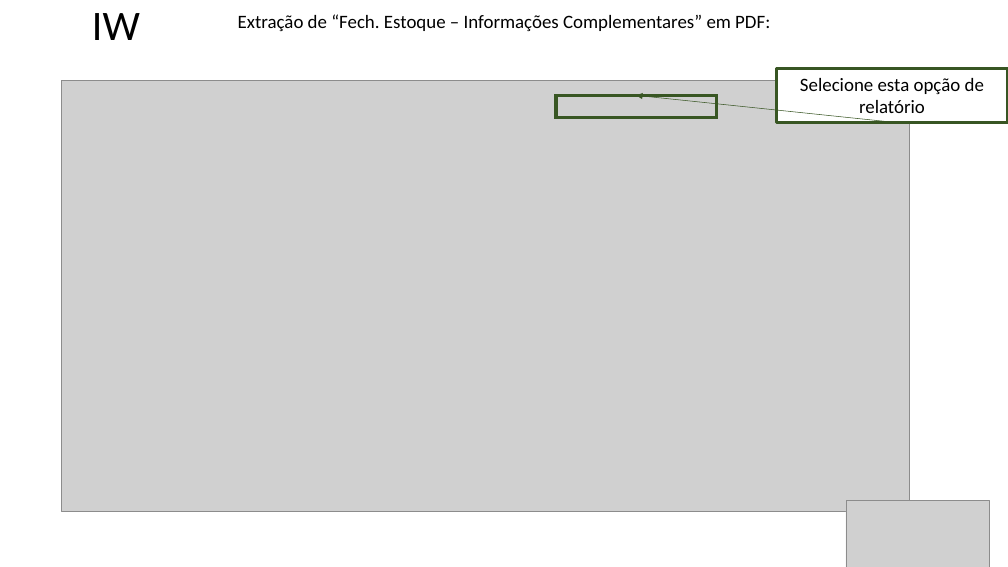
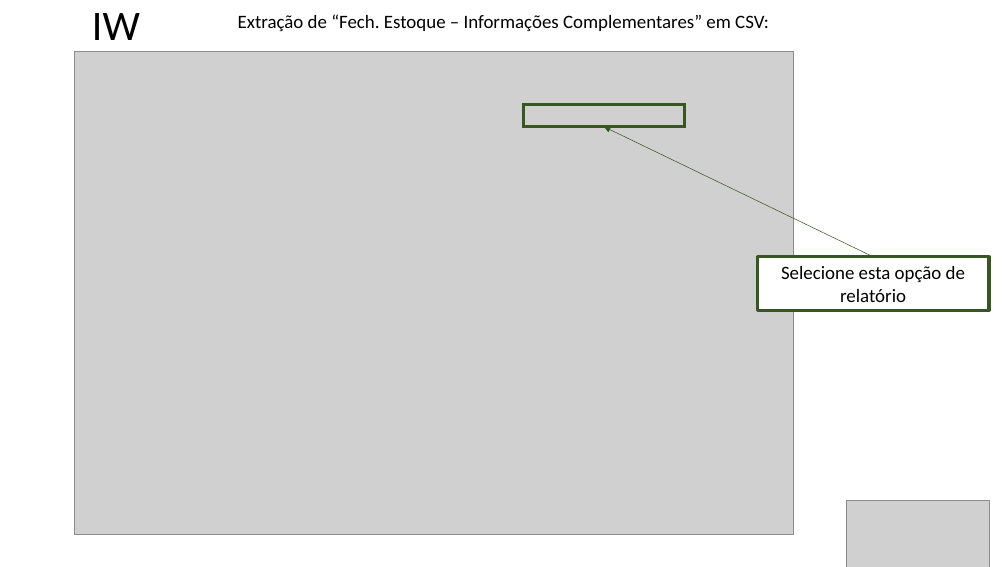
Before and after one commit to PronepPLima/ROBO-Fechamento_Suprimentos, a slide deck: slide 3 of log.pptx. Drawn at 1008x567 pixels with LibreOffice and Linux fonts; fonts in the diff are those of the drawing; grey boxes stand for pictures; background and template pictures are left out. Boxes give left, top, right and bottom in pixels: in the first picture for what was removed or moved away, otherwise in the second. Text is boxed around its words. In the diff, an @@ line names an element or a change of style, - is before the commit and + after.

```diff
--- a/log.pptx
+++ b/log.pptx
@@ text at box(238, 14, 769, 31): text changed @@
-Extração de “Fech. Estoque – Informações Complementares” em PDF:
+Extração de “Fech. Estoque – Informações Complementares” em CSV:
@@ picture: place and size @@
-picture at box(62, 81, 910, 511)
+picture at box(75, 51, 794, 534)
@@ rectangle: place and size @@
-rectangle at box(556, 95, 716, 117)
+rectangle at box(524, 104, 684, 126)
@@ arrow moved from (892, 123) - (637, 95) to (873, 257) - (604, 127) @@
@@ rectangle "Selecione esta opção de relatório": place and size @@
-rectangle "Selecione esta opção de relatório" at box(777, 69, 1008, 123)
+rectangle "Selecione esta opção de relatório" at box(758, 257, 990, 311)
```
Also in this commit, not shown: 12 other files.
